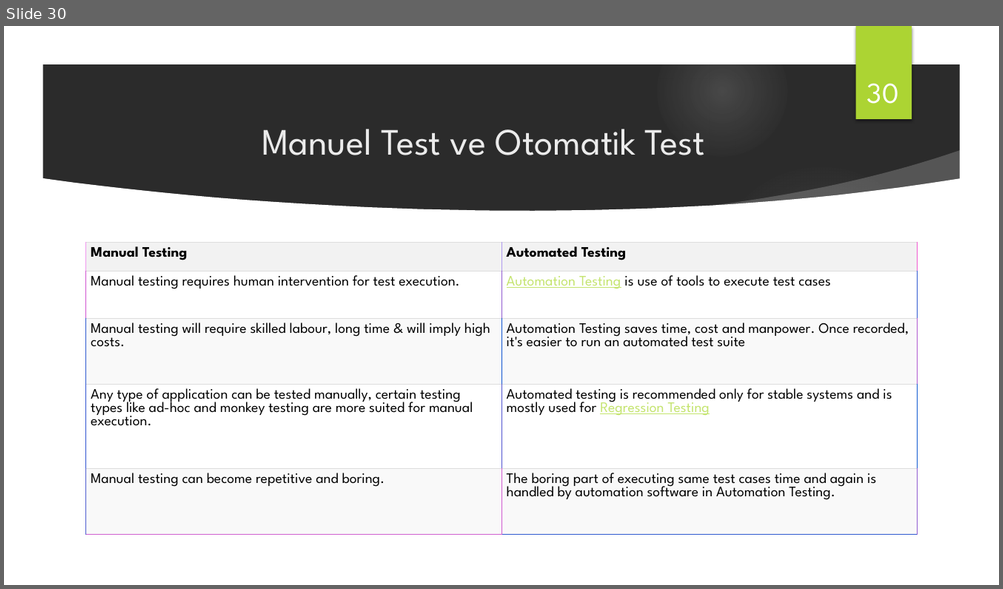
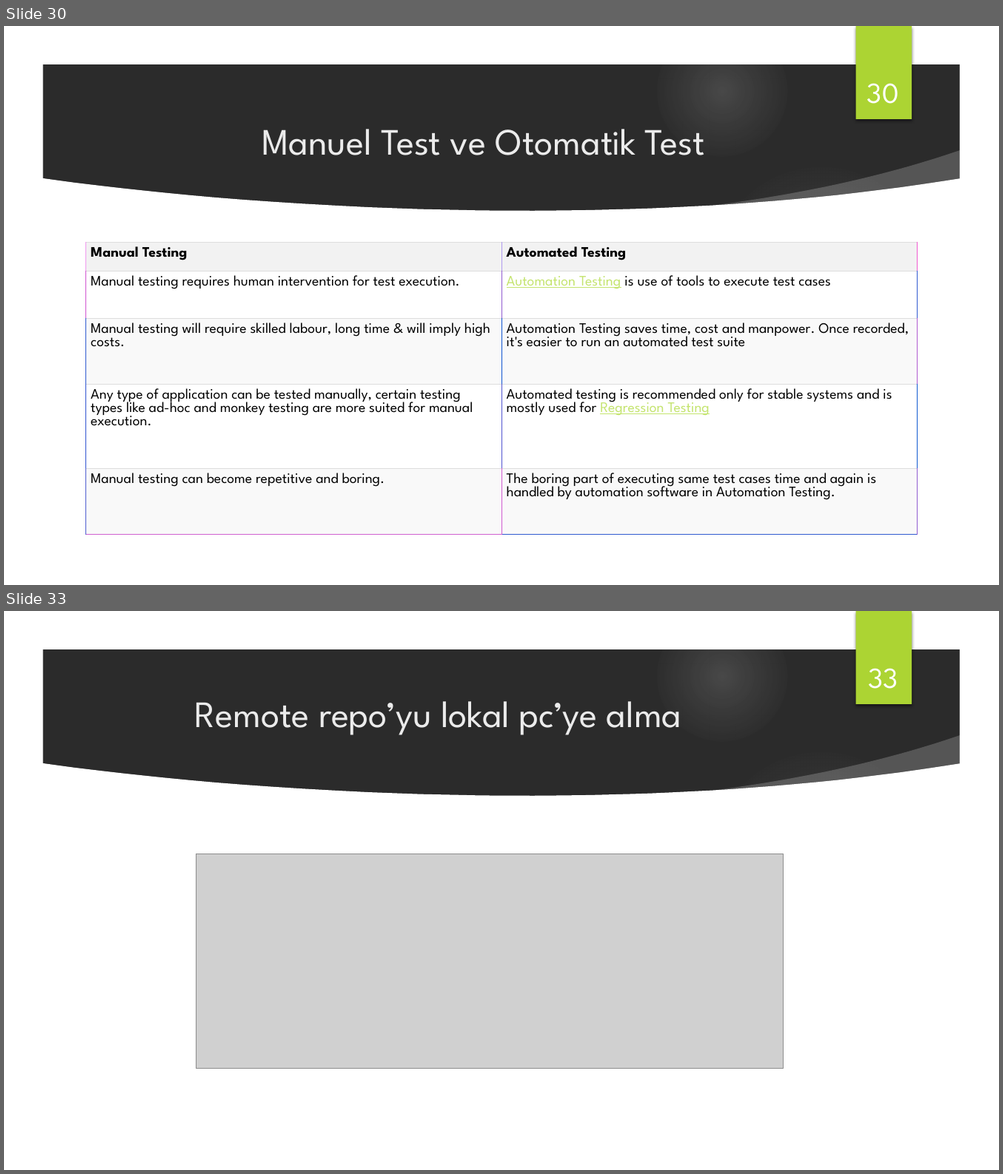
Before and after one commit to handanyarici/Medipol_SoftwareTesting_2020, a slide deck: 1 - Yazılım Teste Giris/Yazılım Testi ve Otomasyonu_w1.pptx. Shown one above the other, each under a label of ours: slide 30 before the commit, slides 30 and 33 after it; the slides between them are not shown. The pictures are 1003x589 and 1003x1174 pixels, drawn with LibreOffice and Linux fonts; fonts in the diff are those of the drawing; grey boxes stand for pictures; background and template pictures are left out; a plain dark background stands for a picture behind light text. Boxes give left, top, right and bottom in pixels: in the first picture for what was removed or moved away, otherwise in the second. Text is boxed around its words. In the diff, an @@ line names an element or a change of style, - is before the commit and + after.

```diff
--- a/1 - Yazılım Teste Giris/Yazılım Testi ve Otomasyonu_w1.pptx
+++ b/1 - Yazılım Teste Giris/Yazılım Testi ve Otomasyonu_w1.pptx
@@ slide 33 added at [4,611,999,1170], background picture (left out); not listed: 9 template elements that a slide beside it also shows @@
@@ page number added at [868,668,897,689], 28 pt, text #FFFFFF @@
+33
@@ title added at [195,701,682,735], 36 pt, text #EBEBEB @@
+Remote repo’yu lokal pc’ye alma
@@ picture added at [196,854,784,1069] @@
```
Also in this commit, not shown: 1 slide changed, 2 other slides added.
